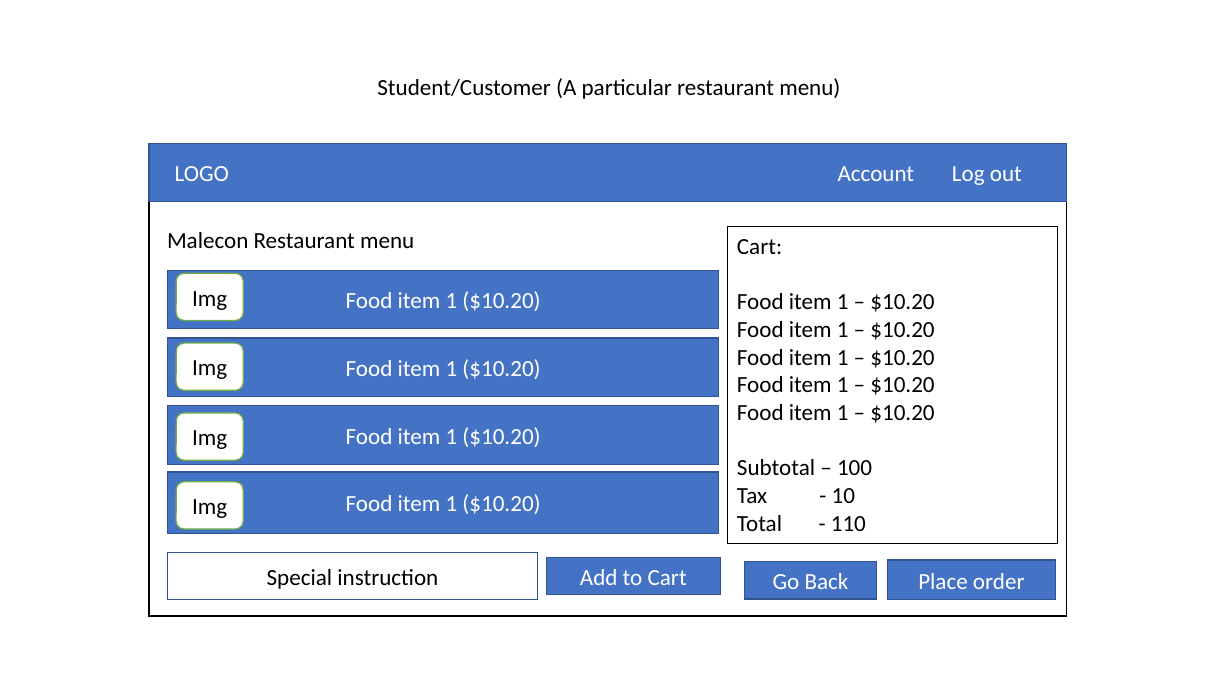
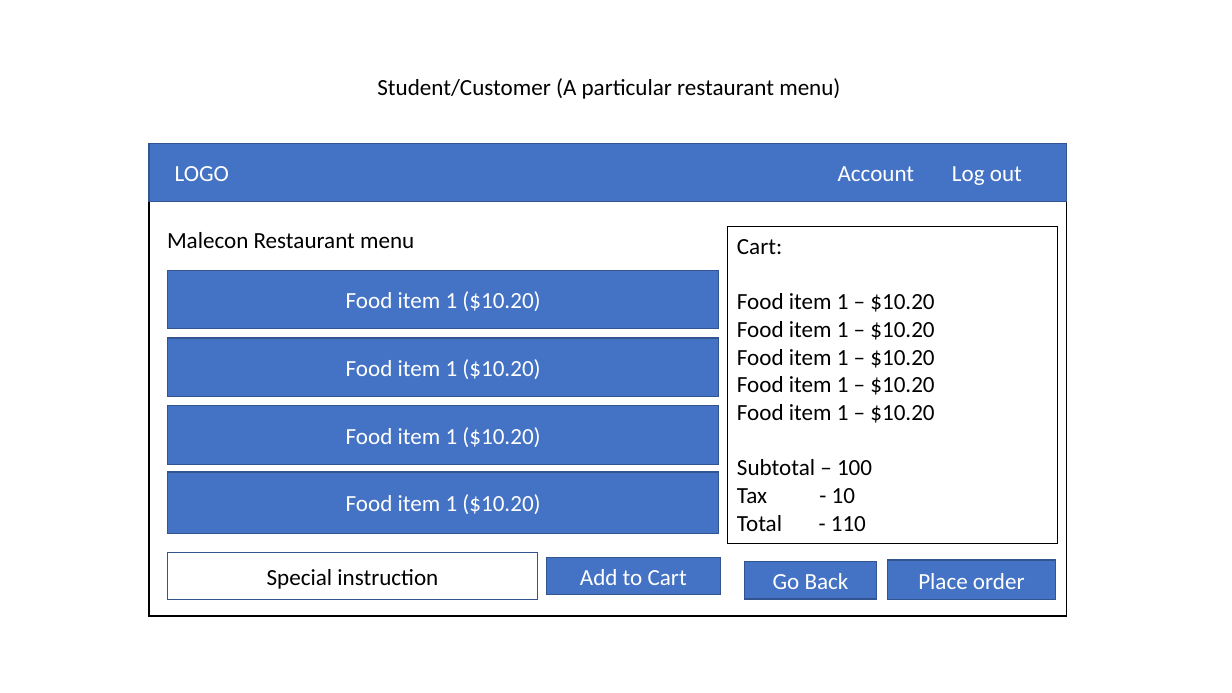
Before and after one commit to sNirajan/CFOS, a slide deck: slide 6 of ACS_3909_ProjectPPT.pptx. Drawn at 1232x693 pixels with LibreOffice and Linux fonts; fonts in the diff are those of the drawing. Boxes give left, top, right and bottom in pixels: in the first picture for what was removed or moved away, otherwise in the second. Text is boxed around its words. In the diff, an @@ line names an element or a change of style, - is before the commit and + after.

```diff
--- a/ACS_3909_ProjectPPT.pptx
+++ b/ACS_3909_ProjectPPT.pptx
@@ rounded rectangle removed at (177, 274, 244, 321) @@
-Img
@@ rounded rectangle removed at (177, 343, 244, 390) @@
-Img
@@ rounded rectangle removed at (177, 413, 244, 460) @@
-Img
@@ rounded rectangle removed at (177, 482, 244, 529) @@
-Img
```
Also in this commit, not shown: 5 other slides changed.
